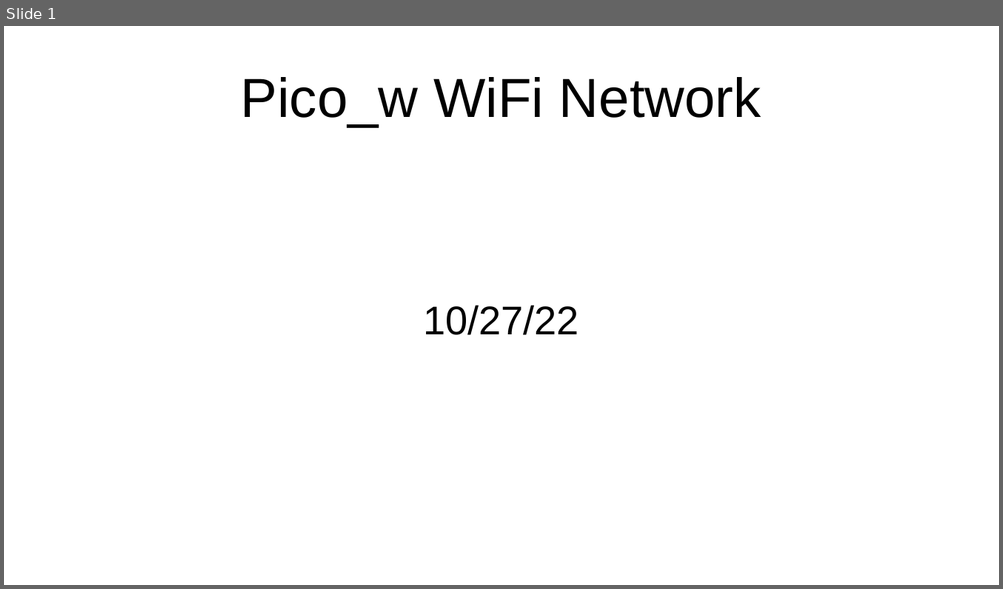
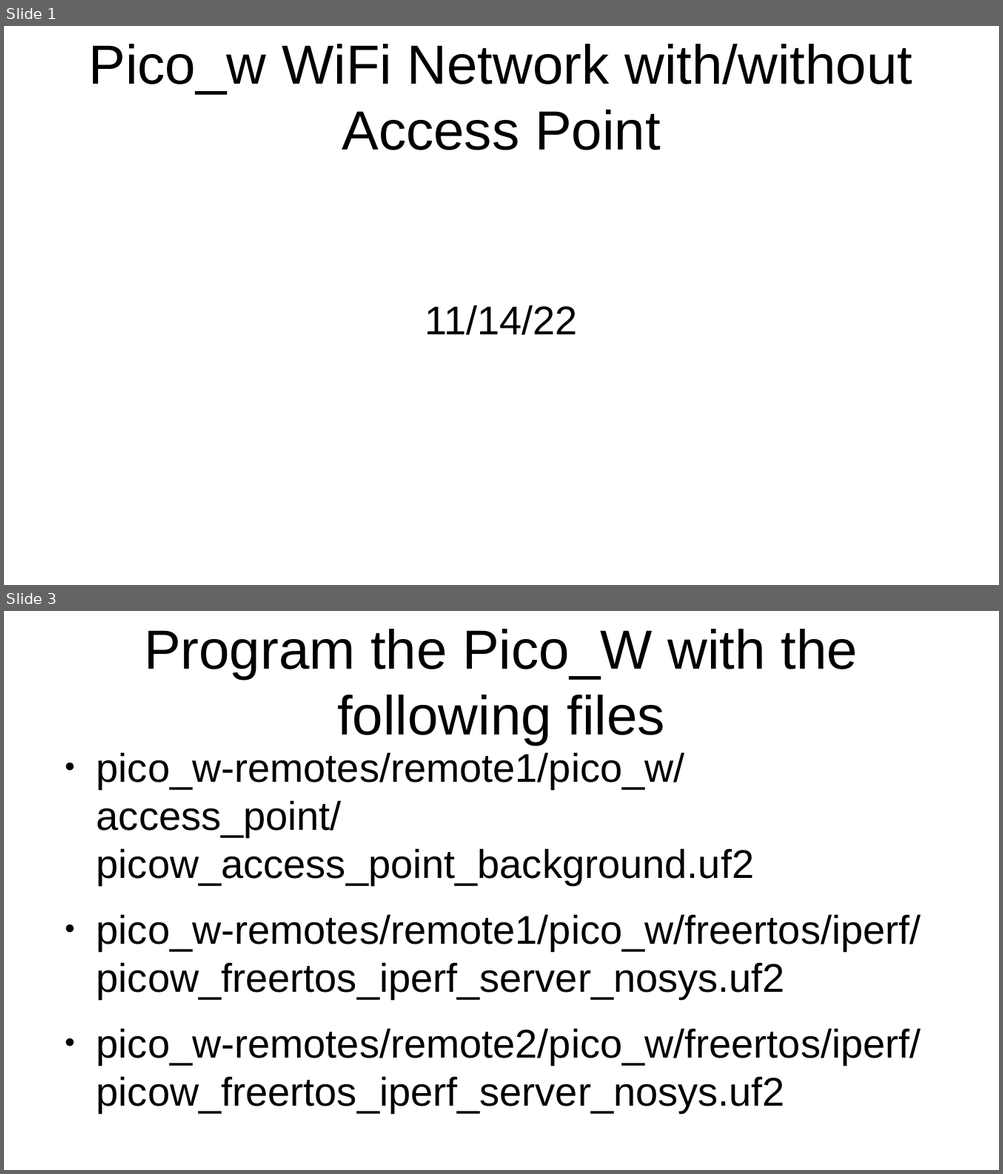
Before and after one commit to develone/my-projects-docs, a slide deck: pico_w-wifi-test/access-point/pico_w-ap-net.odp. Shown one above the other, each under a label of ours: slide 1 before the commit, slides 1 and 3 after it; the slides between them are not shown. The pictures are 1003x589 and 1003x1174 pixels, drawn with LibreOffice and Linux fonts; fonts in the diff are those of the drawing. Boxes give left, top, right and bottom in pixels: in the first picture for what was removed or moved away, otherwise in the second. Text is boxed around its words. In the diff, an @@ line names an element or a change of style, - is before the commit and + after.

Commit message:
5 remotes

```diff
--- a/pico_w-wifi-test/access-point/pico_w-ap-net.odp
+++ b/pico_w-wifi-test/access-point/pico_w-ap-net.odp
@@ slide 3 added at <box>4,611,999,1170</box>, background #FFFFFF @@
@@ title added at <box>144,629,857,745</box>, 44 pt, text #000000 @@
+Program the Pico_W with the following files
@@ text added at <box>96,752,921,1113</box>, 32 pt, text #000000 @@
+● pico_w-remotes/remote1/pico_w/access_point/picow_access_point_background.uf2
+● pico_w-remotes/remote1/pico_w/freertos/iperf/picow_freertos_iperf_server_nosys.uf2
+● pico_w-remotes/remote2/pico_w/freertos/iperf/picow_freertos_iperf_server_nosys.uf2
@@ slide 1 changed as well @@
@@ title at <box>89,44,912,150</box>: text changed @@
-Pico_w WiFi Network
+Pico_w WiFi Network with/without Access Point
@@ subtitle at <box>424,305,578,335</box>: text changed @@
-10/27/22
+11/14/22
```
Also in this commit, not shown: 5 other slides added, 1 slide removed, 3 other files.
